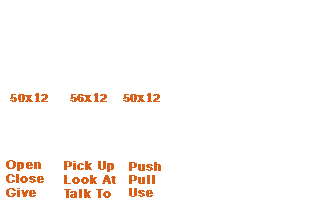
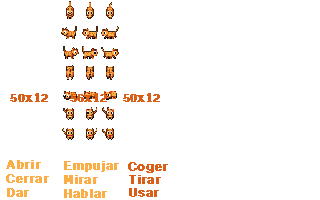
The second (320, 200) image is a revision of the first. Changes to its layers:
hid group "en" (12 layers) over [6, 160, 161, 198]
showed group "es" (8 layers) over [6, 160, 168, 198]
added group "highlight" (2nd of 2, in "fonts" › "es") with 3 layers in group "es" over [6, 160, 168, 198]
added layer "Empujar Mirar Hablar" (1st of 2, in "fonts" › "es" › "highlight") in group "highlight" over [64, 161, 119, 198]
added layer "Abrir Cerrar Dar" (1st of 2, in "fonts" › "es" › "highlight") in group "highlight" over [6, 160, 49, 197]
renamed "Empujar Tirar Usar" to "Coger Tirar Usar", painted on it over [128, 162, 168, 197]
renamed "Coger Mirar Hablar" to "Empujar Mirar Hablar", painted on it over [64, 161, 119, 198]
painted on "Abrir Cerrar Dar" (2nd of 2, in "fonts" › "es" › "normal") over [15, 160, 49, 197]
showed "sprite_firulais_2x" over [61, 1, 119, 140]
